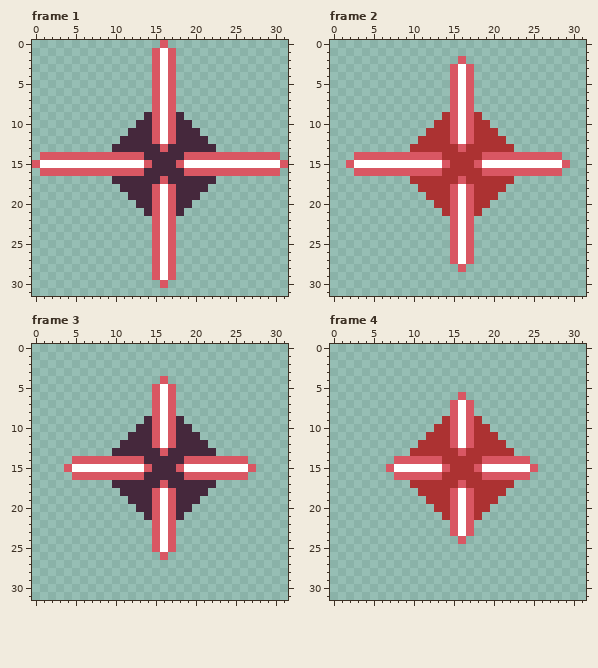
One commit to this pixel-art file: Sprites/charging.ase. That is the earlier state.
32x32 pixels, 12 frames. Shown: frame 1, frame 2, frame 3, frame 4. The commit also changed other frames, which this record leaves out.
The result:
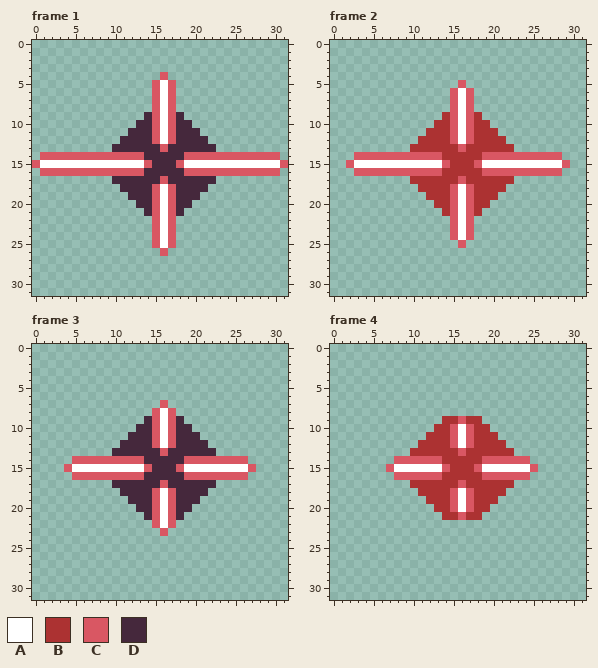
Palette (. is transparent): A #ffffff  B #ac3232  C #d95763  D #45283c
The author wrote: wonky turret charging anim
Difference:
--- frame 1, layer "Layer 1"
@@ x 13..19 @@
- 0 ...C...
- 1 ..CAC..
- 2 ..CAC..
- 3 ..CAC..
- 4 ..CAC..
+ 0 .......
+ 1 .......
+ 2 .......
+ 3 .......
+ 4 ...C...
  5 ..CAC..
@@ x 13..19 @@
 25 ..CAC..
-26 ..CAC..
-27 ..CAC..
-28 ..CAC..
-29 ..CAC..
-30 ...C...
+26 ...C...
+27 .......
+28 .......
+29 .......
+30 .......
 31 .......
--- frame 2, layer "Layer 1"
@@ x 13..19 @@
  1 .......
- 2 ...C...
- 3 ..CAC..
- 4 ..CAC..
- 5 ..CAC..
+ 2 .......
+ 3 .......
+ 4 .......
+ 5 ...C...
  6 ..CAC..
@@ x 13..19 @@
 24 ..CAC..
-25 ..CAC..
-26 ..CAC..
-27 ..CAC..
-28 ...C...
+25 ...C...
+26 .......
+27 .......
+28 .......
 29 .......
--- frame 3, layer "Layer 1"
@@ x 13..19 @@
  3 .......
- 4 ...C...
- 5 ..CAC..
- 6 ..CAC..
- 7 ..CAC..
+ 4 .......
+ 5 .......
+ 6 .......
+ 7 ...C...
  8 ..CAC..
@@ x 13..19 @@
 22 ..CAC..
-23 ..CAC..
-24 ..CAC..
-25 ..CAC..
-26 ...C...
+23 ...C...
+24 .......
+25 .......
+26 .......
 27 .......
--- frame 4, layer "Layer 1"
@@ x 13..19 @@
  5 .......
- 6 ...C...
- 7 ..CAC..
- 8 ..CAC..
- 9 .BCACB.
+ 6 .......
+ 7 .......
+ 8 .......
+ 9 .BBCBB.
 10 BBCACBB
@@ x 13..19 @@
 20 BBCACBB
-21 .BCACB.
-22 ..CAC..
-23 ..CAC..
-24 ...C...
+21 .BBCBB.
+22 .......
+23 .......
+24 .......
 25 .......
Changed places in both pictures, as pixel boxes (x1, y1, x2, y2):
changed: (152, 40, 176, 80)
changed: (152, 248, 176, 288)
changed: (450, 56, 474, 88)
changed: (450, 240, 474, 272)
changed: (152, 376, 176, 408)
changed: (152, 528, 176, 560)
changed: (450, 392, 474, 424)
changed: (450, 512, 474, 544)
